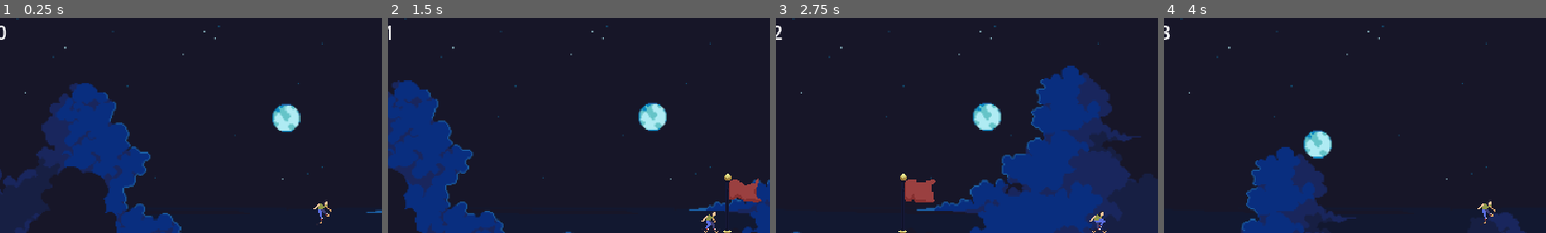
Above: before the commit, frames 1-4 (left to right).
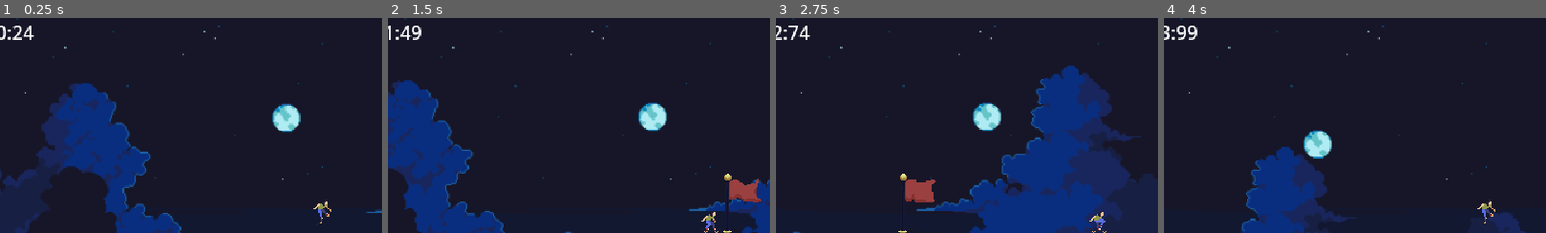
Above: after the commit, the same moments.

Repository: Minipeps/SpeedJam-8
Game: Godot game, scene res://2D/TestPlayerLevel.tscn
The game is run twice, just before and just after one commit, with the same random seed, the same clock (stepped at 60 frames per second) and the same inputs. This scene is started directly instead of the project's main scene.
Inputs (mouse positions are % of the whole screen's width and height, from its top left):
- Up to frame 1 (0.25 s): no input
- Up to frame 2 (1.5 s): tap Enter (ui_accept) at 0.5, 0.77 s; move the mouse to (72, 45) at 0.52 s; hold Right (player_move_right) 0.53-1.28 s; tap C (display_end_screen_lose) at 0.6 s; move the mouse to (30, 55) at 1.27 s; hold Down (player_move_down) from 1.28 s (still down); tap X (display_end_screen_win) at 1.35 s
- Up to frame 3 (2.75 s): tap Enter (ui_accept) at 1.52 s; move the mouse to (60, 28) at 2.02 s; release Down (player_move_down) at 2.03 s; hold Right (player_move_right) from 2.03 s (still down); tap C (display_end_screen_lose) at 2.1 s
- Up to frame 4 (4 s): move the mouse to (45, 70) at 2.77 s; release Right (player_move_right) at 2.78 s; hold Up (player_move_up) 2.78-3.53 s; tap X (display_end_screen_win) at 2.85 s; tap Enter (ui_accept) at 3.02, 3.77 s; move the mouse to (80, 65) at 3.52 s; hold Left (player_move_left) from 3.53 s (still down); tap C (display_end_screen_lose) at 3.6 s
The pictures show only the part of the screen within x 8-58%, y 4-54%; the shares and areas given below are measured in that part.

The runs differ from the first frame. In frame 1, 0.2% of the frame differs, in the area x 2-9%, y 3-11%; in frame 2, 0.2%; in frame 3, 0.2%; in frame 4, 0.2%.

Commit message:
Timer Microseconds

Diff:
--- a/Timer/timer.gd
+++ b/Timer/timer.gd
@@ -26,6 +26,7 @@
 	start_timer()
 
 func update_timer_label(time_elapsed):
-	var seconds : int = fmod(time_elapsed,60.0)
 	var minutes : int = time_elapsed / 60.0
-	$Label.text = "%02d:%02d" % [minutes, seconds]
+	var seconds : int = fmod(time_elapsed, 60.0)
+	var microseconds : int = (time_elapsed - int(time_elapsed)) * 100
+	$Label.text = "%02d:%02d:%02d" % [minutes, seconds, microseconds]
